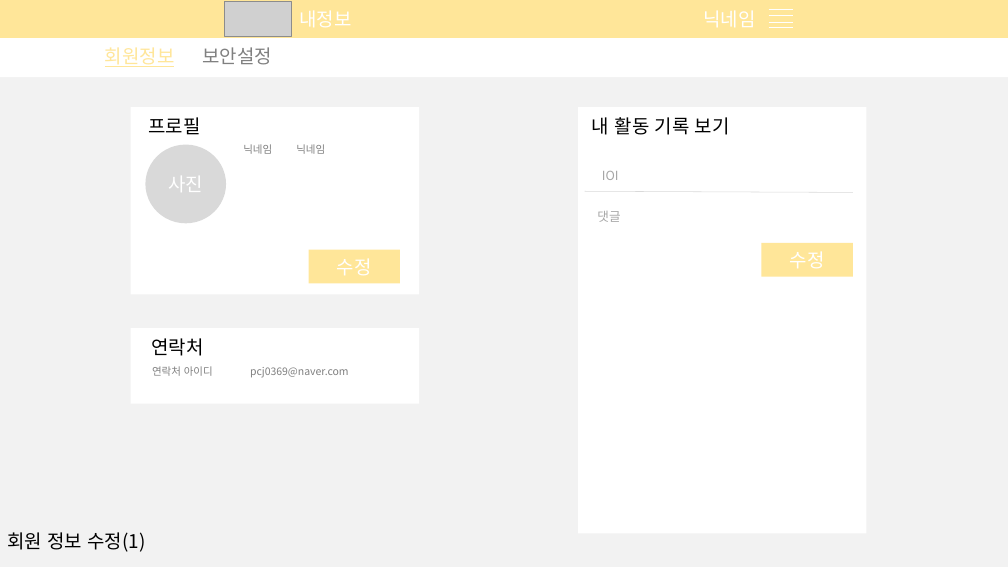
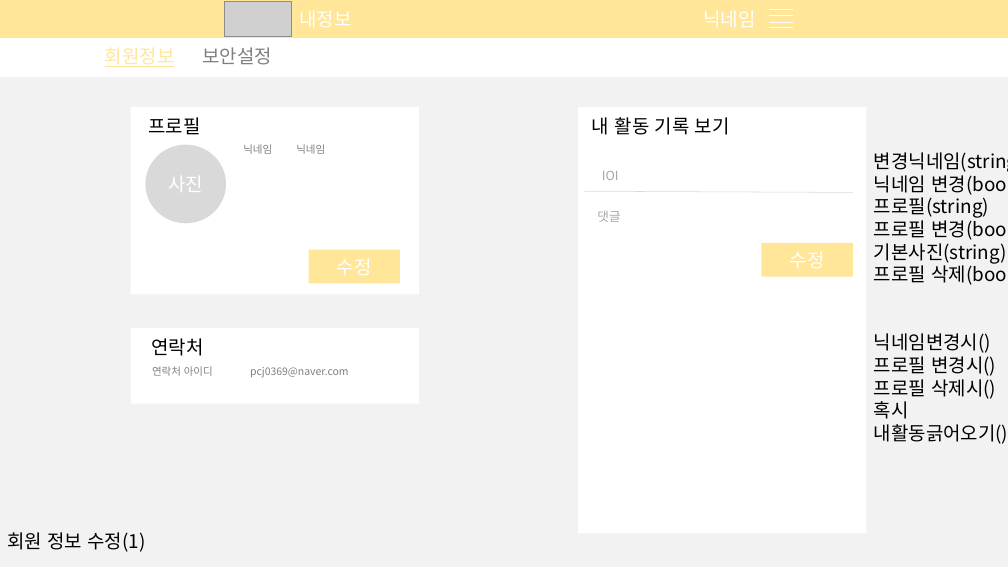
Before and after one commit to What-The-Pork/meeting-log, a slide deck: slide 9 of image/login/회원관리페이지.pptx. Drawn at 1008x567 pixels with LibreOffice and Linux fonts; fonts in the diff are those of the drawing; grey boxes stand for pictures. Boxes give left, top, right and bottom in pixels: in the first picture for what was removed or moved away, otherwise in the second. Text is boxed around its words. In the diff, an @@ line names an element or a change of style, - is before the commit and + after.

```diff
--- a/image/login/회원관리페이지.pptx
+++ b/image/login/회원관리페이지.pptx
@@ text added at <box>874,152,1008,444</box>, 18 pt, text #000000 @@
+변경닉네임(string)
+닉네임 변경(bool)
+프로필(string)
+프로필 변경(bool)
+기본사진(string)
+프로필 삭제(bool)
+닉네임변경시()
+프로필 변경시()
+프로필 삭제시()
+혹시
+내활동긁어오기()
```
Also in this commit, not shown: 10 other slides changed.
